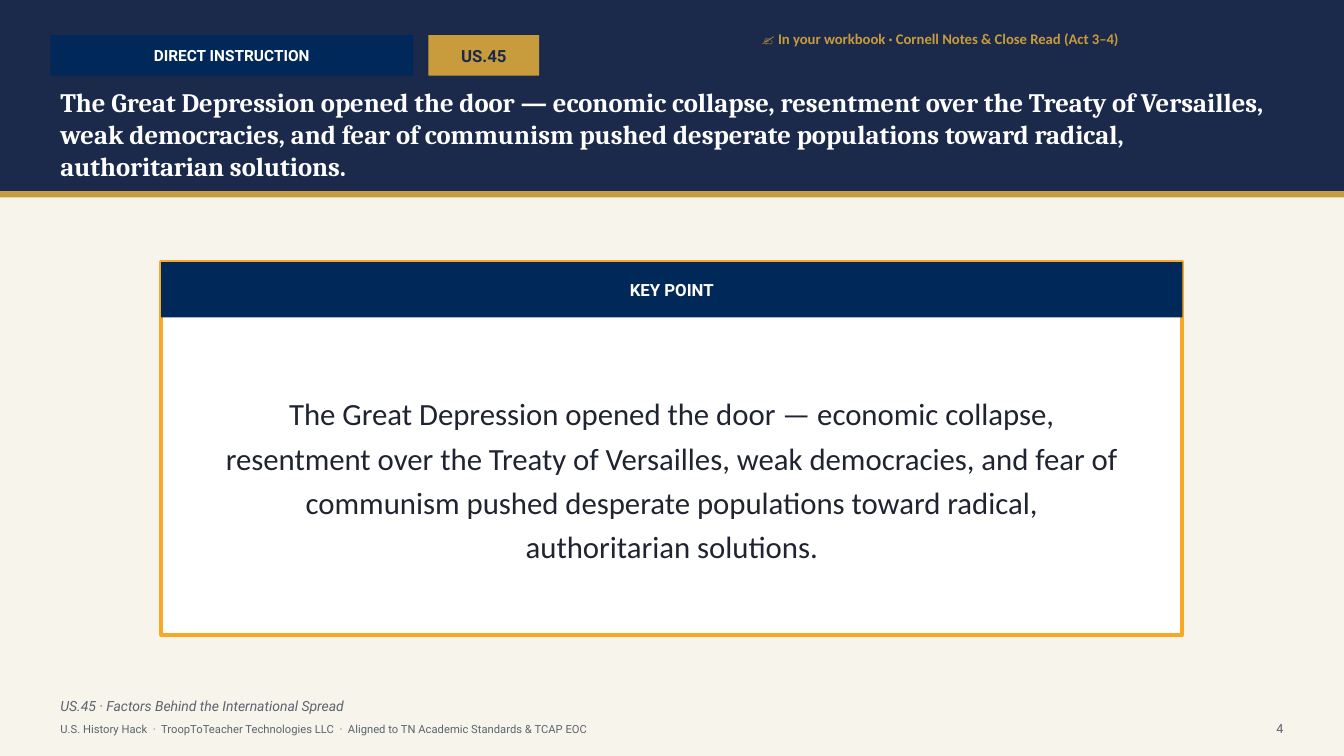
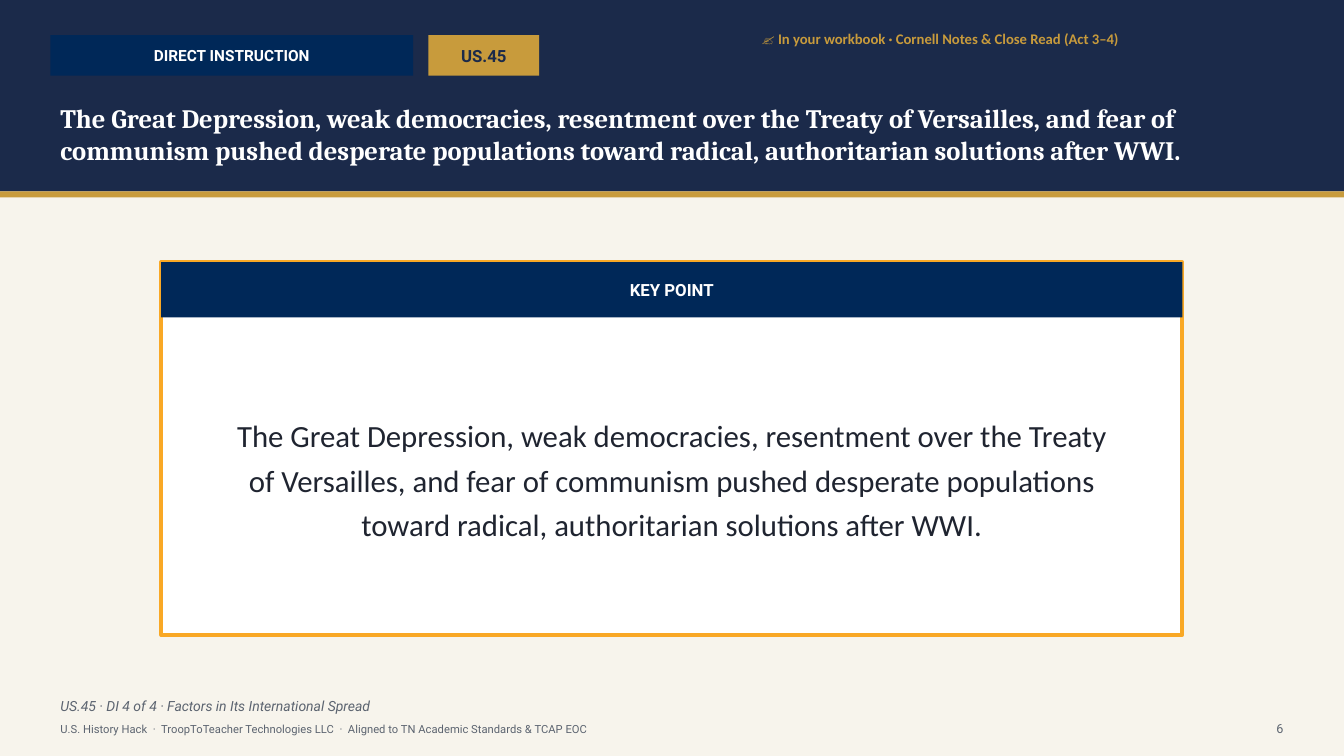
Before and after one commit to Trooptoteacher/trooptoteacher-history, a slide deck: slide 7 of 00_START_HERE/UNIT6_DECKS_BUILD/Unit6_Student_Deck_CourseStandard.pptx (slide 5 before the commit). Drawn at 1344x756 pixels with LibreOffice and Linux fonts; fonts in the diff are those of the drawing. Boxes give left, top, right and bottom in pixels: in the first picture for what was removed or moved away, otherwise in the second. Text is boxed around its words. In the diff, an @@ line names an element or a change of style, - is before the commit and + after.

```diff
--- a/00_START_HERE/UNIT6_DECKS_BUILD/Unit6_Student_Deck_CourseStandard.pptx
+++ b/00_START_HERE/UNIT6_DECKS_BUILD/Unit6_Student_Deck_CourseStandard.pptx
@@ text at (60, 109, 1180, 166): text changed @@
-The Great Depression opened the door — economic collapse, resentment over the Treaty of Versailles, weak democracies, and fear of communism pushed desperate populations toward radical, authoritarian solutions.
+The Great Depression, weak democracies, resentment over the Treaty of Versailles, and fear of communism pushed desperate populations toward radical, authoritarian solutions after WWI.
@@ text at (237, 425, 1106, 540): text changed @@
-The Great Depression opened the door — economic collapse, resentment over the Treaty of Versailles, weak democracies, and fear of communism pushed desperate populations toward radical, authoritarian solutions.
+The Great Depression, weak democracies, resentment over the Treaty of Versailles, and fear of communism pushed desperate populations toward radical, authoritarian solutions after WWI.
@@ text at (60, 700, 370, 714): text changed @@
-US.45 · Factors Behind the International Spread
+US.45 · DI 4 of 4 · Factors in Its International Spread
@@ text at (1276, 724, 1283, 733): text changed @@
-4
+6
```
Also in this commit, not shown: 108 other slides changed, 16 slides added, 1 slide removed, 2 other files.
